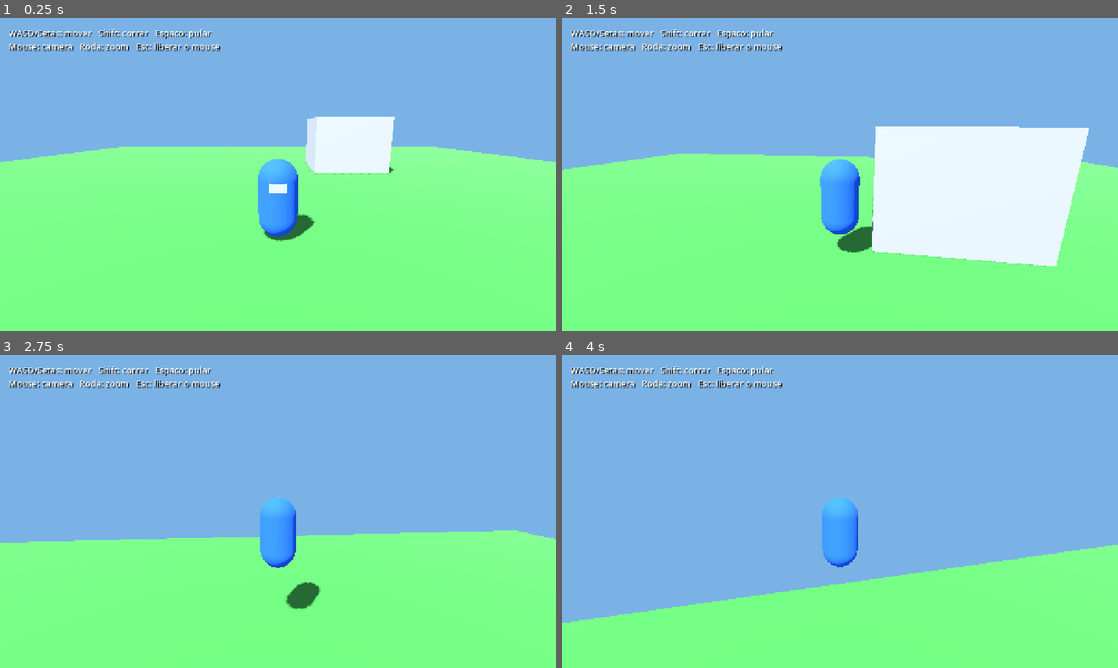
Above: before the commit, frames 1-4 (two rows, left to right).
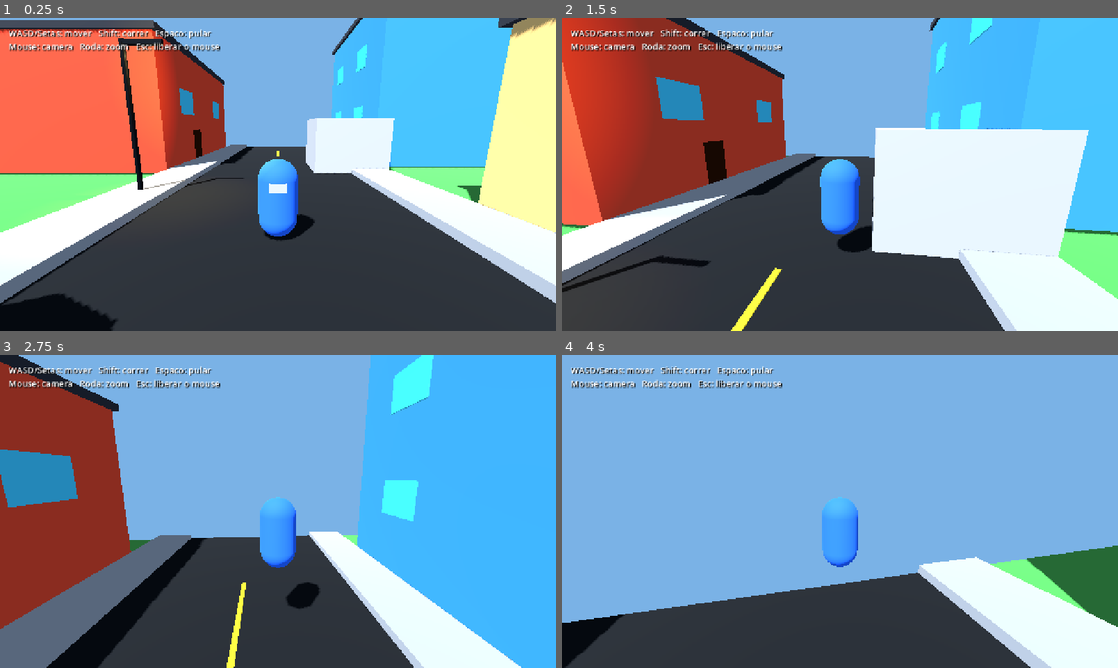
Above: after the commit, the same moments.

Repository: Rafium-MS/malandragem
Game: Godot game, scene res://scenes/main.tscn
The game is run twice, just before and just after one commit, with the same random seed, the same clock (stepped at 60 frames per second) and the same inputs.
Inputs (mouse positions are in pixels of both pictures, inside the frame that each line leads up to):
- Up to frame 1 (0.25 s): no input
- Up to frame 2 (1.5 s): tap Enter at 0.5 s; move the mouse to (867, 174) at 0.52 s; hold Shift (sprint) 0.53-1.28 s; hold W (move_forward) from 0.53 s (still down); tap Space (jump) at 0.77 s; move the mouse to (812, 174) at 1.27 s; tap Shift (sprint) at 1.35 s
- Up to frame 3 (2.75 s): keep holding W (move_forward); tap Space (jump) at 1.52 s; move the mouse to (289, 505) at 2.02 s; hold Shift (sprint) from 2.03 s (still down)
- Up to frame 4 (4 s): keep holding W (move_forward); move the mouse to (834, 517) at 2.77 s; release Shift (sprint) at 2.78 s; tap Shift (sprint) at 2.85 s; tap Space (jump) at 3.02, 3.77 s; move the mouse to (878, 514) at 3.52 s; hold Shift (sprint) from 3.53 s (still down)

The runs differ from the first frame. In frame 1, 83% of the frame differs, in the area x 0-100%, y 0-100%; in frame 2, 70%; in frame 3, 72%; in frame 4, 27%.

Commit message:
feat: adicionar primeiro modulo de quarteirao

Diff:
--- a/scenes/main.tscn
+++ b/scenes/main.tscn
@@ -1,6 +1,7 @@
-[gd_scene load_steps=8 format=3]
+[gd_scene load_steps=9 format=3]
 
 [ext_resource type="PackedScene" path="res://scenes/player/player.tscn" id="1_player"]
+[ext_resource type="PackedScene" path="res://scenes/world/quarter_block.tscn" id="2_block"]
 
 [sub_resource type="Environment" id="Environment_main"]
 background_mode = 1
@@ -59,6 +60,8 @@
 [node name="Player" parent="." instance=ExtResource("1_player")]
 position = Vector3(0, 0.1, 4)
 
+[node name="QuarterBlock" parent="." instance=ExtResource("2_block")]
+
 [node name="Instructions" type="Label" parent="."]
 offset_left = 20.0
 offset_top = 20.0
--- /dev/null
+++ b/scenes/world/quarter_block.tscn
@@ -0,0 +1,301 @@
+[gd_scene load_steps=18 format=3]
+
+[sub_resource type="StandardMaterial3D" id="Mat_asphalt"]
+albedo_color = Color(0.075, 0.085, 0.095, 1)
+roughness = 0.95
+
+[sub_resource type="StandardMaterial3D" id="Mat_sidewalk"]
+albedo_color = Color(0.48, 0.49, 0.5, 1)
+roughness = 1.0
+
+[sub_resource type="StandardMaterial3D" id="Mat_line"]
+albedo_color = Color(0.95, 0.76, 0.12, 1)
+roughness = 0.8
+
+[sub_resource type="StandardMaterial3D" id="Mat_brick"]
+albedo_color = Color(0.72, 0.24, 0.16, 1)
+roughness = 0.9
+
+[sub_resource type="StandardMaterial3D" id="Mat_blue"]
+albedo_color = Color(0.18, 0.44, 0.62, 1)
+roughness = 0.85
+
+[sub_resource type="StandardMaterial3D" id="Mat_sand"]
+albedo_color = Color(0.76, 0.62, 0.38, 1)
+roughness = 0.9
+
+[sub_resource type="StandardMaterial3D" id="Mat_roof"]
+albedo_color = Color(0.16, 0.17, 0.19, 1)
+roughness = 0.95
+
+[sub_resource type="StandardMaterial3D" id="Mat_window"]
+albedo_color = Color(0.25, 0.68, 0.82, 1)
+metallic = 0.15
+roughness = 0.25
+
+[sub_resource type="StandardMaterial3D" id="Mat_trunk"]
+albedo_color = Color(0.28, 0.14, 0.07, 1)
+roughness = 1.0
+
+[sub_resource type="StandardMaterial3D" id="Mat_leaves"]
+albedo_color = Color(0.12, 0.48, 0.19, 1)
+roughness = 1.0
+
+[sub_resource type="StandardMaterial3D" id="Mat_metal"]
+albedo_color = Color(0.12, 0.14, 0.16, 1)
+metallic = 0.7
+roughness = 0.45
+
+[sub_resource type="BoxMesh" id="Mesh_cube"]
+size = Vector3(1, 1, 1)
+
+[sub_resource type="BoxShape3D" id="Shape_cube"]
+size = Vector3(1, 1, 1)
+
+[sub_resource type="CylinderMesh" id="Mesh_cylinder"]
+top_radius = 0.5
+bottom_radius = 0.5
+height = 1.0
+radial_segments = 8
+
+[sub_resource type="CylinderShape3D" id="Shape_cylinder"]
+radius = 0.5
+height = 1.0
+
+[sub_resource type="SphereMesh" id="Mesh_leaves"]
+radius = 1.0
+height = 2.0
+radial_segments = 8
+rings = 4
+
+[sub_resource type="StandardMaterial3D" id="Mat_door"]
+albedo_color = Color(0.16, 0.08, 0.045, 1)
+roughness = 0.9
+
+[node name="QuarterBlock" type="Node3D"]
+
+[node name="Road" type="StaticBody3D" parent="."]
+
+[node name="Mesh" type="MeshInstance3D" parent="Road"]
+position = Vector3(0, 0.025, 0)
+scale = Vector3(8, 0.05, 40)
+mesh = SubResource("Mesh_cube")
+material_override = SubResource("Mat_asphalt")
+
+[node name="Collision" type="CollisionShape3D" parent="Road"]
+position = Vector3(0, 0.025, 0)
+scale = Vector3(8, 0.05, 40)
+shape = SubResource("Shape_cube")
+
+[node name="CenterLine1" type="MeshInstance3D" parent="Road"]
+position = Vector3(0, 0.055, -12)
+scale = Vector3(0.16, 0.02, 4)
+mesh = SubResource("Mesh_cube")
+material_override = SubResource("Mat_line")
+
+[node name="CenterLine2" type="MeshInstance3D" parent="Road"]
+position = Vector3(0, 0.055, 0)
+scale = Vector3(0.16, 0.02, 4)
+mesh = SubResource("Mesh_cube")
+material_override = SubResource("Mat_line")
+
+[node name="CenterLine3" type="MeshInstance3D" parent="Road"]
+position = Vector3(0, 0.055, 12)
+scale = Vector3(0.16, 0.02, 4)
+mesh = SubResource("Mesh_cube")
+material_override = SubResource("Mat_line")
+
+[node name="SidewalkLeft" type="StaticBody3D" parent="."]
+
+[node name="Mesh" type="MeshInstance3D" parent="SidewalkLeft"]
+position = Vector3(-5, 0.15, 0)
+scale = Vector3(2, 0.3, 40)
+mesh = SubResource("Mesh_cube")
+material_override = SubResource("Mat_sidewalk")
+
+[node name="Collision" type="CollisionShape3D" parent="SidewalkLeft"]
+position = Vector3(-5, 0.15, 0)
+scale = Vector3(2, 0.3, 40)
+shape = SubResource("Shape_cube")
+
+[node name="SidewalkRight" type="StaticBody3D" parent="."]
+
+[node name="Mesh" type="MeshInstance3D" parent="SidewalkRight"]
+position = Vector3(5, 0.15, 0)
+scale = Vector3(2, 0.3, 40)
+mesh = SubResource("Mesh_cube")
+material_override = SubResource("Mat_sidewalk")
+
+[node name="Collision" type="CollisionShape3D" parent="SidewalkRight"]
+position = Vector3(5, 0.15, 0)
+scale = Vector3(2, 0.3, 40)
+shape = SubResource("Shape_cube")
+
+[node name="BuildingRed" type="StaticBody3D" parent="."]
+position = Vector3(-11, 3.6, -10)
+
+[node name="Mesh" type="MeshInstance3D" parent="BuildingRed"]
+scale = Vector3(10, 7, 14)
+mesh = SubResource("Mesh_cube")
+material_override = SubResource("Mat_brick")
+
+[node name="Collision" type="CollisionShape3D" parent="BuildingRed"]
+scale = Vector3(10, 7, 14)
+shape = SubResource("Shape_cube")
+
+[node name="Roof" type="MeshInstance3D" parent="BuildingRed"]
+position = Vector3(0, 3.65, 0)
+scale = Vector3(10.4, 0.3, 14.4)
+mesh = SubResource("Mesh_cube")
+material_override = SubResource("Mat_roof")
+
+[node name="Door" type="MeshInstance3D" parent="BuildingRed"]
+position = Vector3(5.01, -2.35, 2)
+scale = Vector3(0.08, 2.2, 1.3)
+mesh = SubResource("Mesh_cube")
+material_override = SubResource("Mat_door")
+
+[node name="Window1" type="MeshInstance3D" parent="BuildingRed"]
+position = Vector3(5.02, 0.5, -3.5)
+scale = Vector3(0.08, 1.5, 2)
+mesh = SubResource("Mesh_cube")
+material_override = SubResource("Mat_window")
+
+[node name="Window2" type="MeshInstance3D" parent="BuildingRed"]
+position = Vector3(5.02, 0.5, 3.5)
+scale = Vector3(0.08, 1.5, 2)
+mesh = SubResource("Mesh_cube")
+material_override = SubResource("Mat_window")
+
+[node name="BuildingBlue" type="StaticBody3D" parent="."]
+position = Vector3(11.5, 5.1, -11)
+
+[node name="Mesh" type="MeshInstance3D" parent="BuildingBlue"]
+scale = Vector3(11, 10, 12)
+mesh = SubResource("Mesh_cube")
+material_override = SubResource("Mat_blue")
+
+[node name="Collision" type="CollisionShape3D" parent="BuildingBlue"]
+scale = Vector3(11, 10, 12)
+shape = SubResource("Shape_cube")
+
+[node name="Roof" type="MeshInstance3D" parent="BuildingBlue"]
+position = Vector3(0, 5.15, 0)
+scale = Vector3(11.4, 0.3, 12.4)
+mesh = SubResource("Mesh_cube")
+material_override = SubResource("Mat_roof")
+
+[node name="Window1" type="MeshInstance3D" parent="BuildingBlue"]
+position = Vector3(-5.51, -1.8, -3)
+scale = Vector3(0.08, 1.4, 1.8)
+mesh = SubResource("Mesh_cube")
+material_override = SubResource("Mat_window")
+
+[node name="Window2" type="MeshInstance3D" parent="BuildingBlue"]
+position = Vector3(-5.51, -1.8, 2.5)
+scale = Vector3(0.08, 1.4, 1.8)
+mesh = SubResource("Mesh_cube")
+material_override = SubResource("Mat_window")
+
+[node name="Window3" type="MeshInstance3D" parent="BuildingBlue"]
+position = Vector3(-5.51, 2.2, -3)
+scale = Vector3(0.08, 1.4, 1.8)
+mesh = SubResource("Mesh_cube")
+material_override = SubResource("Mat_window")
+
+[node name="Window4" type="MeshInstance3D" parent="BuildingBlue"]
+position = Vector3(-5.51, 2.2, 2.5)
+scale = Vector3(0.08, 1.4, 1.8)
+mesh = SubResource("Mesh_cube")
+material_override = SubResource("Mat_window")
+
+[node name="BuildingSand" type="StaticBody3D" parent="."]
+position = Vector3(11, 2.6, 9)
+
+[node name="Mesh" type="MeshInstance3D" parent="BuildingSand"]
+scale = Vector3(10, 5, 13)
+mesh = SubResource("Mesh_cube")
+material_override = SubResource("Mat_sand")
+
+[node name="Collision" type="CollisionShape3D" parent="BuildingSand"]
+scale = Vector3(10, 5, 13)
+shape = SubResource("Shape_cube")
+
+[node name="Roof" type="MeshInstance3D" parent="BuildingSand"]
+position = Vector3(0, 2.65, 0)
+scale = Vector3(10.4, 0.3, 13.4)
+mesh = SubResource("Mesh_cube")
+material_override = SubResource("Mat_roof")
+
+[node name="Door" type="MeshInstance3D" parent="BuildingSand"]
+position = Vector3(-5.01, -1.35, -2)
+scale = Vector3(0.08, 2.2, 1.3)
+mesh = SubResource("Mesh_cube")
+material_override = SubResource("Mat_door")
+
+[node name="Tree1" type="StaticBody3D" parent="."]
+position = Vector3(-5, 0.3, 10)
+
+[node name="Trunk" type="MeshInstance3D" parent="Tree1"]
+position = Vector3(0, 1.3, 0)
+scale = Vector3(0.45, 2.6, 0.45)
+mesh = SubResource("Mesh_cylinder")
+material_override = SubResource("Mat_trunk")
+
+[node name="TrunkCollision" type="CollisionShape3D" parent="Tree1"]
+position = Vector3(0, 1.3, 0)
+scale = Vector3(0.45, 2.6, 0.45)
+shape = SubResource("Shape_cylinder")
+
+[node name="Crown" type="MeshInstance3D" parent="Tree1"]
+position = Vector3(0, 3.5, 0)
+scale = Vector3(1.8, 1.5, 1.8)
+mesh = SubResource("Mesh_leaves")
+material_override = SubResource("Mat_leaves")
+
+[node name="Tree2" type="StaticBody3D" parent="."]
+position = Vector3(5, 0.3, 14)
+
+[node name="Trunk" type="MeshInstance3D" parent="Tree2"]
+position = Vector3(0, 1.3, 0)
+scale = Vector3(0.45, 2.6, 0.45)
+mesh = SubResource("Mesh_cylinder")
+material_override = SubResource("Mat_trunk")
+
+[node name="TrunkCollision" type="CollisionShape3D" parent="Tree2"]
+position = Vector3(0, 1.3, 0)
+scale = Vector3(0.45, 2.6, 0.45)
+shape = SubResource("Shape_cylinder")
+
+[node name="Crown" type="MeshInstance3D" parent="Tree2"]
+position = Vector3(0, 3.5, 0)
+scale = Vector3(1.8, 1.5, 1.8)
+mesh = SubResource("Mesh_leaves")
+material_override = SubResource("Mat_leaves")
+
+[node name="LampPost" type="StaticBody3D" parent="."]
+position = Vector3(-5, 0.3, 1)
+
+[node name="Pole" type="MeshInstance3D" parent="LampPost"]
+position = Vector3(0, 2.5, 0)
+scale = Vector3(0.18, 5, 0.18)
+mesh = SubResource("Mesh_cylinder")
+material_override = SubResource("Mat_metal")
+
+[node name="Collision" type="CollisionShape3D" parent="LampPost"]
+position = Vector3(0, 2.5, 0)
+scale = Vector3(0.18, 5, 0.18)
+shape = SubResource("Shape_cylinder")
+
+[node name="Arm" type="MeshInstance3D" parent="LampPost"]
+position = Vector3(0.65, 4.9, 0)
+scale = Vector3(1.3, 0.14, 0.14)
+mesh = SubResource("Mesh_cube")
+material_override = SubResource("Mat_metal")
+
+[node name="Light" type="OmniLight3D" parent="LampPost"]
+position = Vector3(1.25, 4.7, 0)
+light_color = Color(1, 0.78, 0.45, 1)
+light_energy = 1.5
+omni_range = 7.0
+shadow_enabled = true
Not shown, changed: README.md
